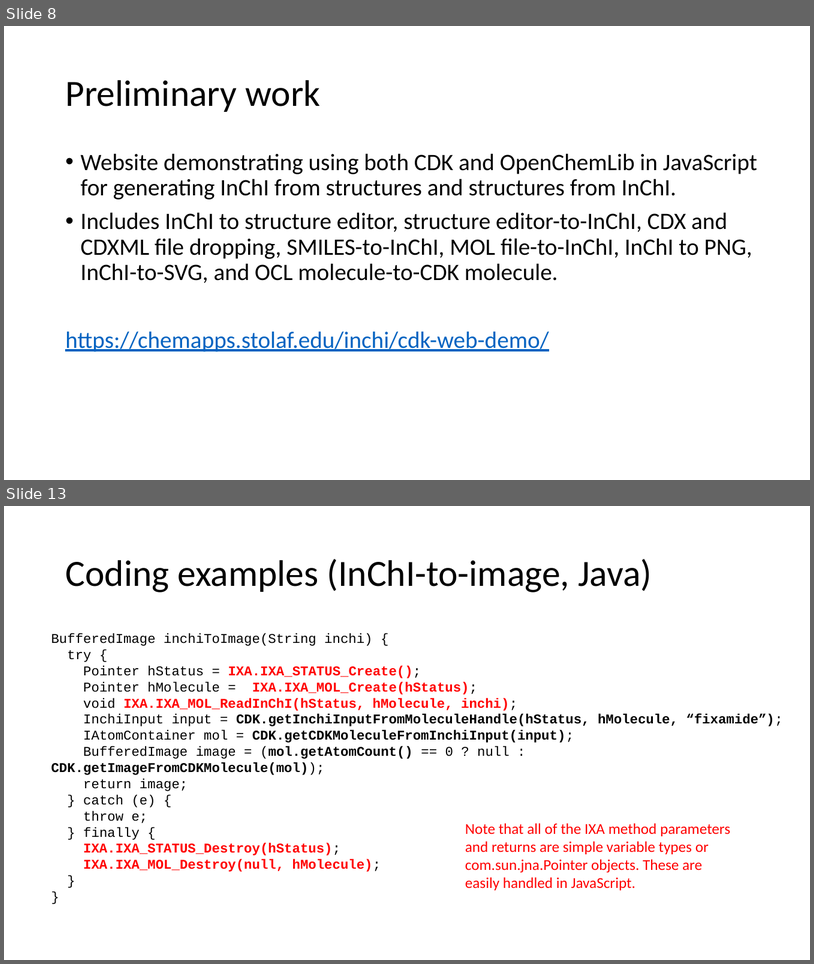
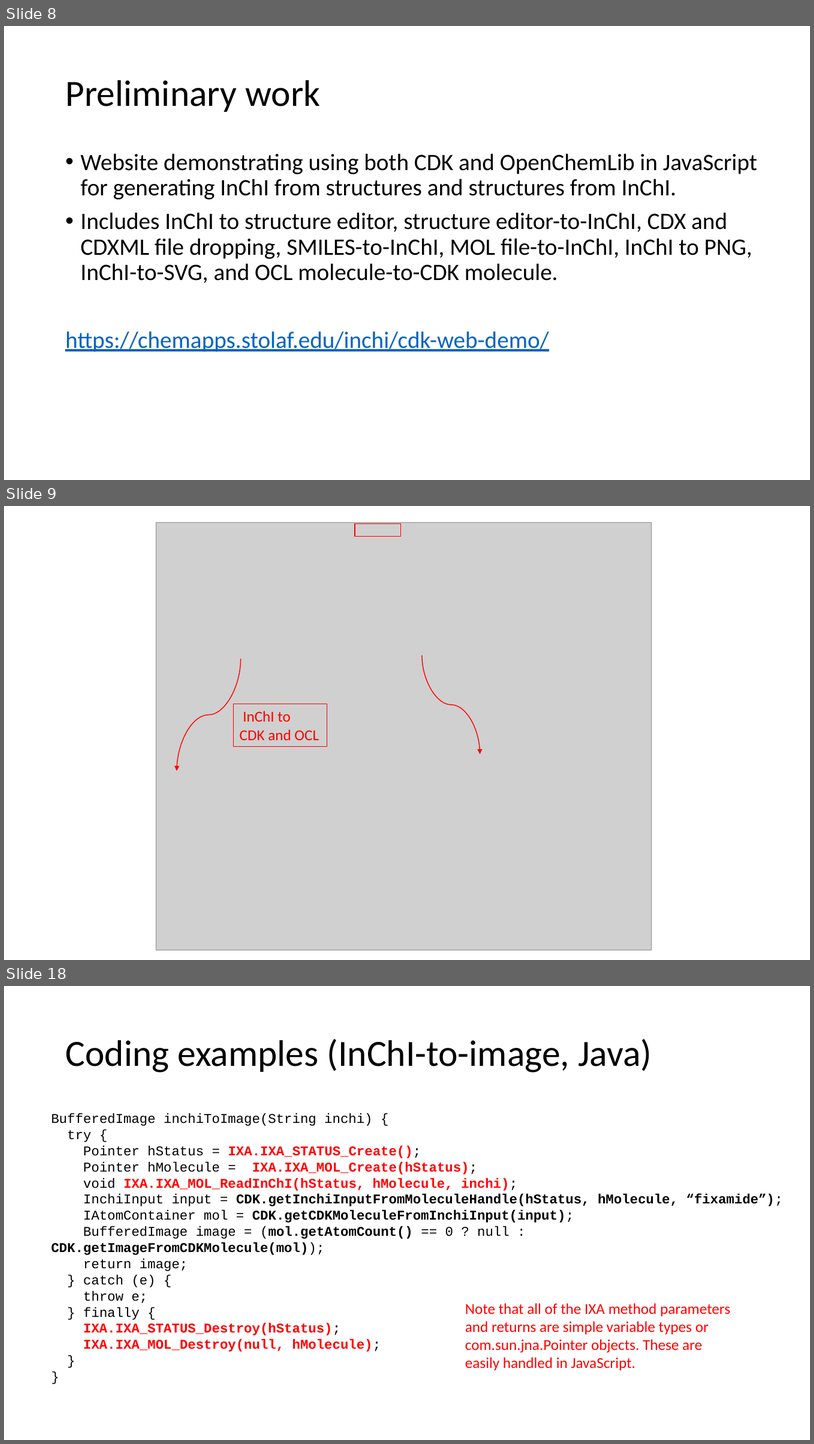
Before and after one commit to BobHanson/InChI-SwingJS, a slide deck: pdf/Java_JavaScript_Proposal.pptx. Shown one above the other, each under a label of ours: slides 8 and 13 before the commit, slides 8, 9 and 18 after it; the slides between them are not shown. The pictures are 814x964 and 814x1444 pixels, drawn with LibreOffice and Linux fonts; fonts in the diff are those of the drawing; grey boxes stand for pictures. Boxes give left, top, right and bottom in pixels: in the first picture for what was removed or moved away, otherwise in the second. Text is boxed around its words. In the diff, an @@ line names an element or a change of style, - is before the commit and + after.

```diff
--- a/pdf/Java_JavaScript_Proposal.pptx
+++ b/pdf/Java_JavaScript_Proposal.pptx
@@ slide 9 added at (x1=4, y1=506, x2=810, y2=960), background #FFFFFF @@
@@ picture added at (x1=156, y1=522, x2=652, y2=949) @@
@@ rectangle added at (x1=355, y1=523, x2=401, y2=536), outline #FF0000 1 pt @@
@@ curved arrow added from (241, 658) to (177, 771), #FF0000 1 pt @@
@@ curved arrow added from (422, 655) to (480, 754), #FF0000 1 pt @@
@@ rectangle added at (x1=234, y1=704, x2=327, y2=747), outline #FF0000 0.75 pt, 18 pt, text #FF0000 @@
+InChI to
+CDK and OCL
@@ what was slide 13 is now slide 18 @@
```
Also in this commit, not shown: 7 slides changed, 7 other slides added, 3 slides removed, 1 other file.
